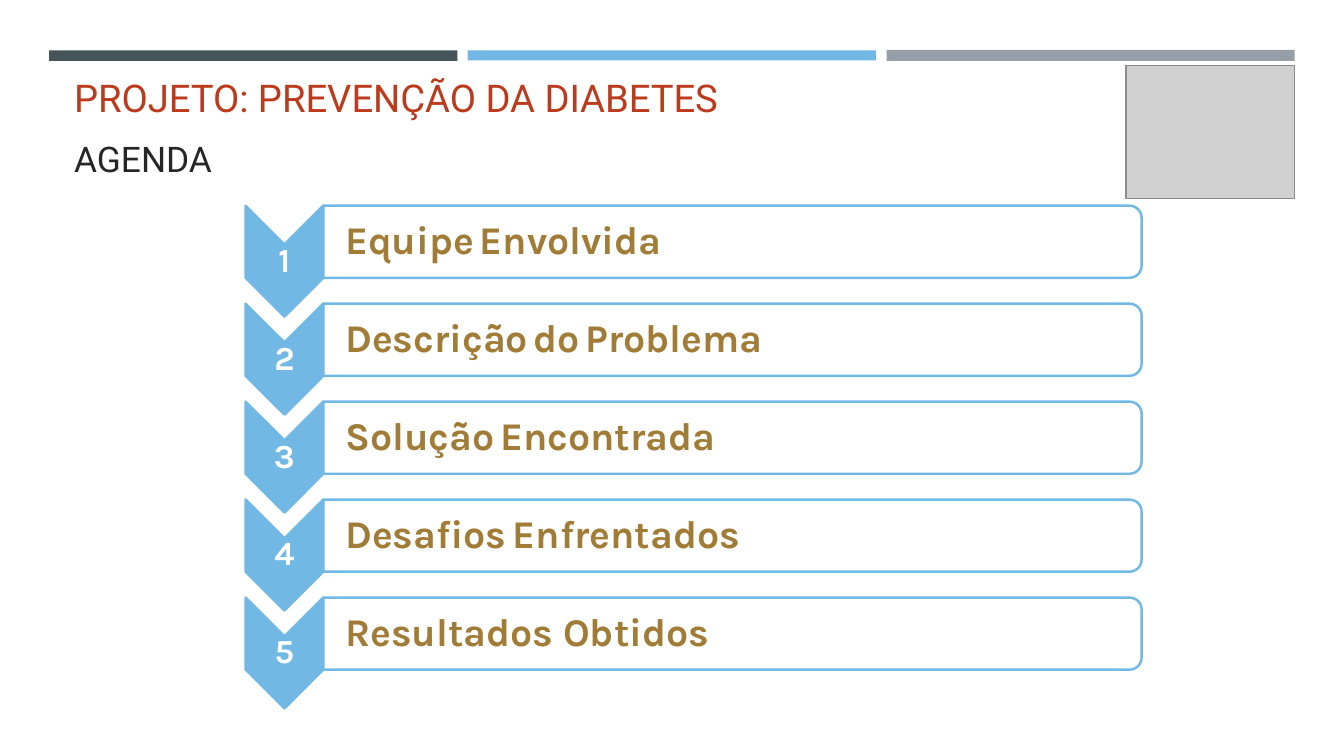
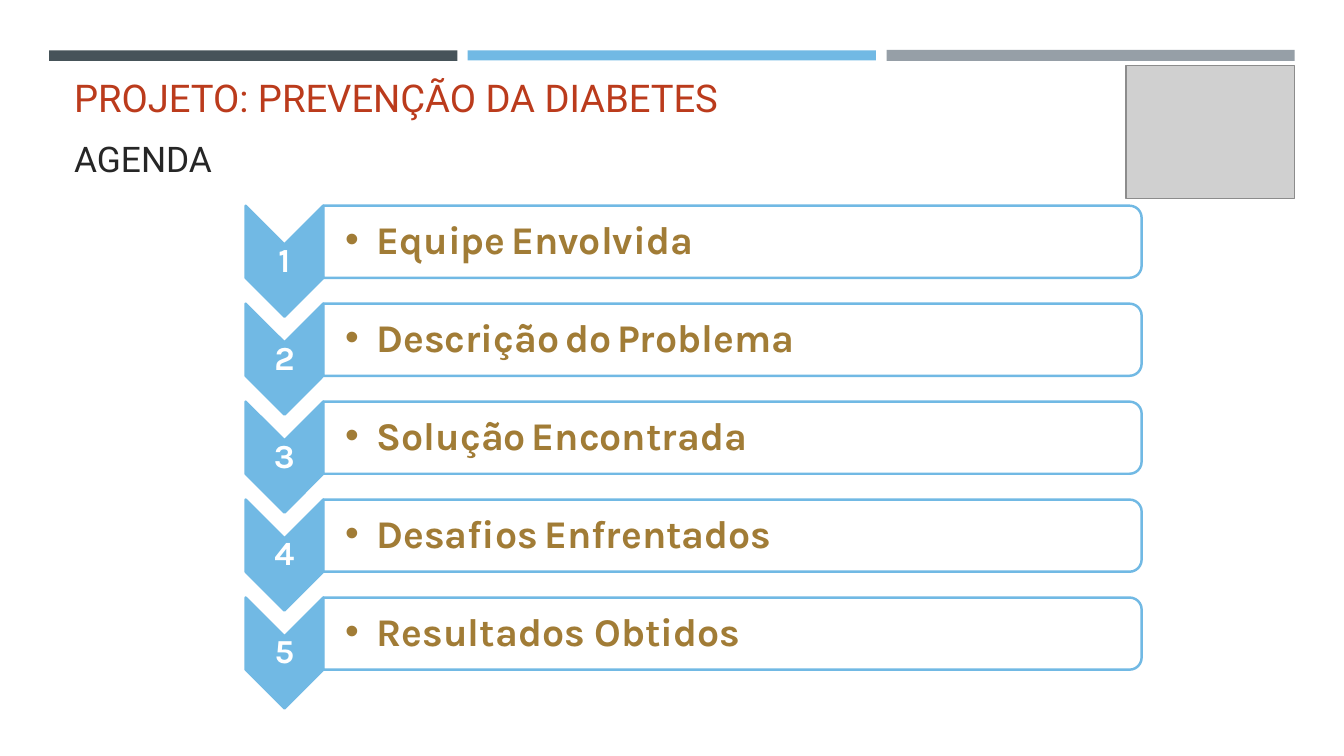
Before and after one commit to MatheusFCBarros/Sparklabs_Projeto_Previsao_de_diabetes, a slide deck: slide 2 of 3_Documentos/Apresentação - Prevenção da Diabetes.pptx. Drawn at 1344x756 pixels with LibreOffice and Linux fonts; fonts in the diff are those of the drawing; grey boxes stand for pictures. Boxes give left, top, right and bottom in pixels: in the first picture for what was removed or moved away, otherwise in the second. Text is boxed around its words. In the diff, an @@ line names an element or a change of style, - is before the commit and + after.

```diff
--- a/3_Documentos/Apresentação - Prevenção da Diabetes.pptx
+++ b/3_Documentos/Apresentação - Prevenção da Diabetes.pptx
@@ bullet none to •• in 5 elements at <box>377,226,693,264</box>, <box>377,324,794,360</box>, <box>377,422,747,458</box>, <box>377,520,771,549</box>, <box>377,618,741,647</box> @@
```
Also in this commit, not shown: 1 other slide changed, 2 other files.
